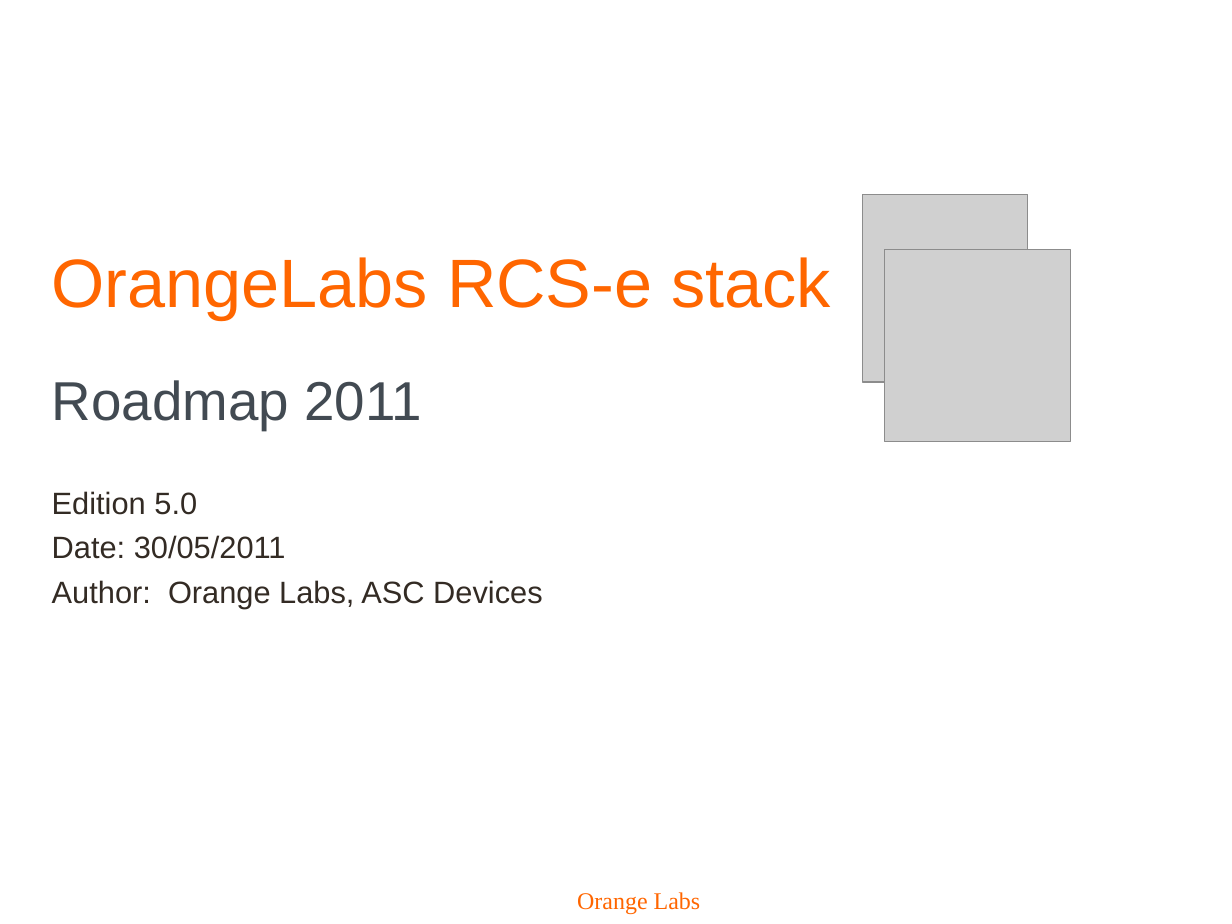
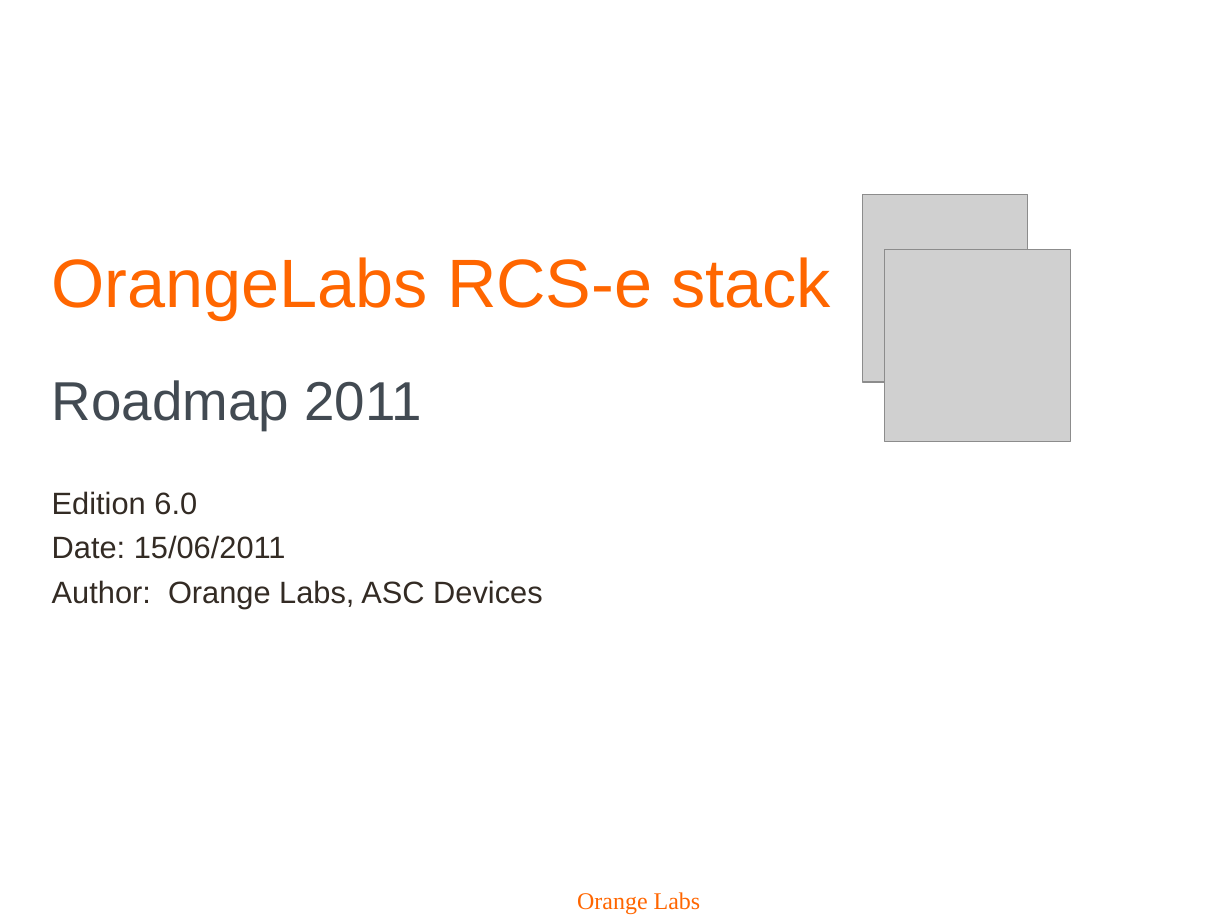
Before and after one commit to biddyweb/android-rcs-ims-stack, a slide deck: slide 1 of doc/roadmap/OrangeLabs_RCS-e_stack_roadmap.ppt. Drawn at 1232x924 pixels with LibreOffice and Linux fonts; fonts in the diff are those of the drawing; grey boxes stand for pictures; background and template pictures are left out. Boxes give left, top, right and bottom in pixels: in the first picture for what was removed or moved away, otherwise in the second. Text is boxed around its words. In the diff, an @@ line names an element or a change of style, - is before the commit and + after.

```diff
--- a/doc/roadmap/OrangeLabs_RCS-e_stack_roadmap.ppt
+++ b/doc/roadmap/OrangeLabs_RCS-e_stack_roadmap.ppt
@@ subtitle at (52, 491, 286, 559): text changed @@
-Edition 5.0
-Date: 30/05/2011
+Edition 6.0
+Date: 15/06/2011
```
Also in this commit, not shown: 7 other slides changed, 3 slides added, 1 slide removed, 1 other file.
